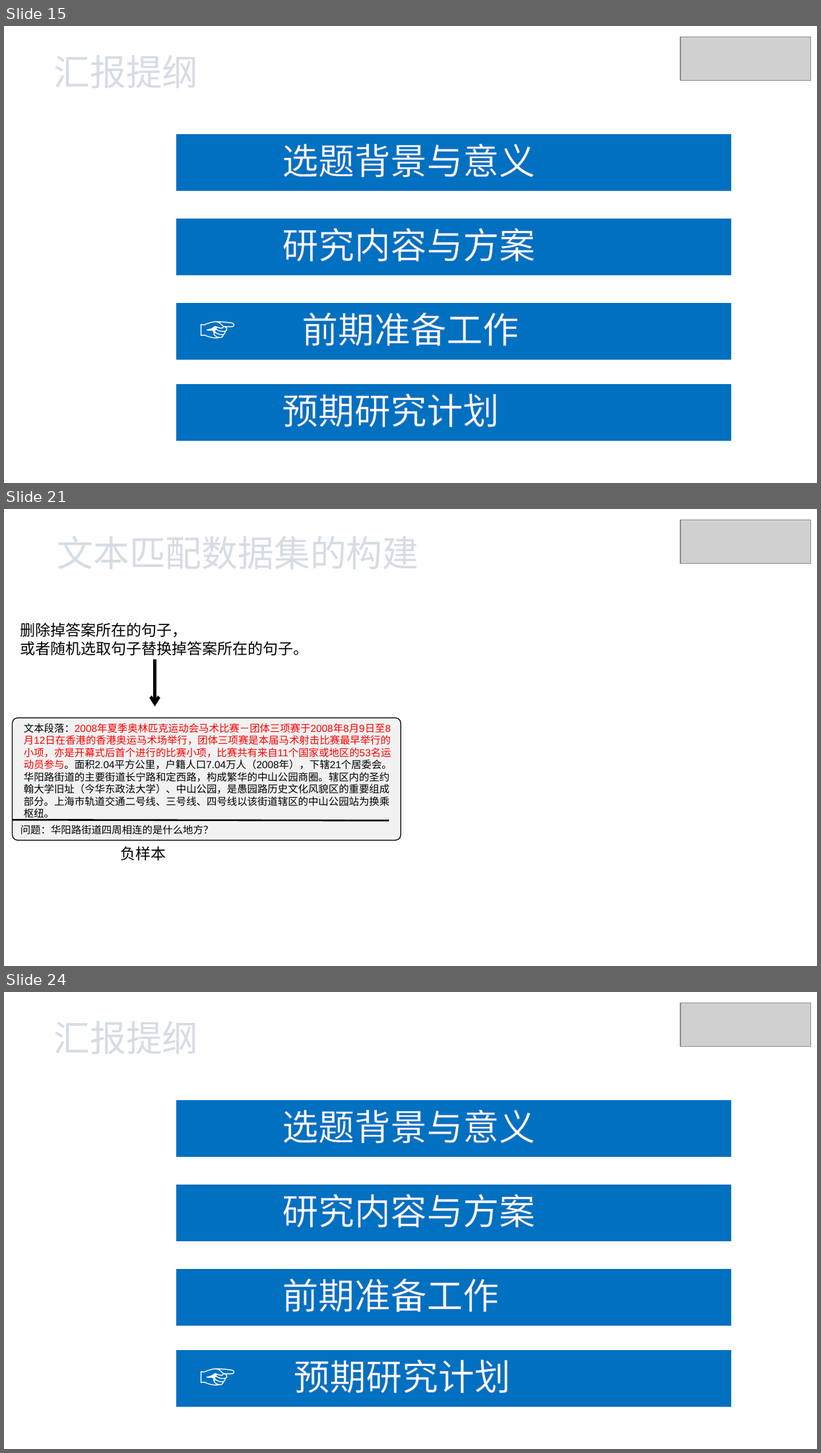
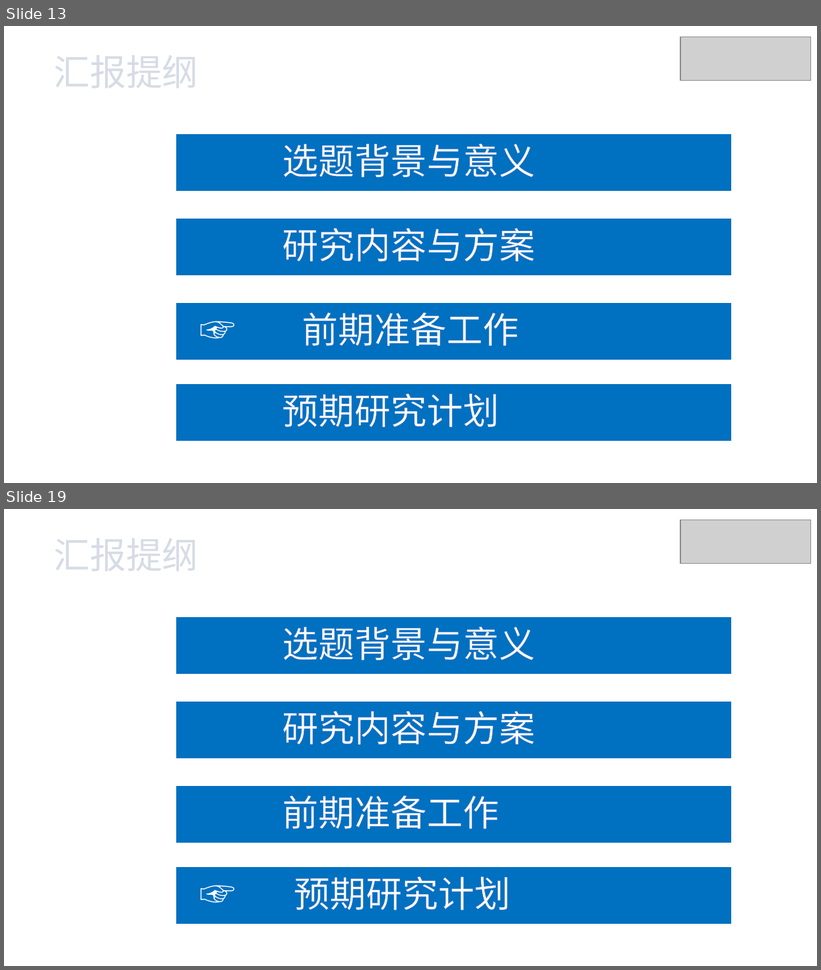
Before and after one commit to xhsun1997/ChineseMRC, a slide deck: 孙相会.pptx. Shown one above the other, each under a label of ours: slides 15, 21 and 24 before the commit, slides 13 and 19 after it; the slides between them are not shown. The pictures are 821x1453 and 821x970 pixels, drawn with LibreOffice and Linux fonts; fonts in the diff are those of the drawing; grey boxes stand for pictures. Boxes give left, top, right and bottom in pixels: in the first picture for what was removed or moved away, otherwise in the second. Text is boxed around its words. In the diff, an @@ line names an element or a change of style, - is before the commit and + after.

```diff
--- a/孙相会.pptx
+++ b/孙相会.pptx
@@ slide 21 removed at <box>4,509,817,966</box>, background #FFFFFF @@
@@ picture removed at <box>680,520,811,564</box> @@
@@ text removed at <box>57,536,419,569</box> @@
-文本匹配数据集的构建
@@ text removed at <box>20,623,309,656</box> @@
-删除掉答案所在的句子，
-或者随机选取句子替换掉答案所在的句子。
@@ arrow removed from (154, 659) to (154, 706) @@
@@ rounded rectangle removed at <box>12,718,401,841</box> @@
@@ text removed at <box>24,723,392,821</box> @@
-文本段落：2008年夏季奥林匹克运动会马术比赛－团体三项赛于2008年8月9日至8月12日在香港的香港奥运马术场举行，团体三项赛是本届马术射击比赛最早举行的小项，亦是开幕式后首个进行的比赛小项，比赛共有来自11个国家或地区的53名运动员参与。面积2.04平方公里，户籍人口7.04万人（2008年），下辖21个居委会。华阳路街道的主要街道长宁路和定西路，构成繁华的中山公园商圈。辖区内的圣约翰大学旧址（今华东政法大学）、中山公园，是愚园路历史文化风貌区的重要组成部分。上海市轨道交通二号线、三号线、四号线以该街道辖区的中山公园站为换乘枢纽。
@@ line removed from (12, 821) to (389, 821) @@
@@ text removed at <box>20,825,214,835</box> @@
-问题：华阳路街道四周相连的是什么地方？
@@ text removed at <box>120,846,166,861</box> @@
-负样本
@@ what was slide 15 is now slide 13 @@
@@ what was slide 24 is now slide 19 @@
```
Also in this commit, not shown: 8 slides changed, 1 slide added, 5 other slides removed.
